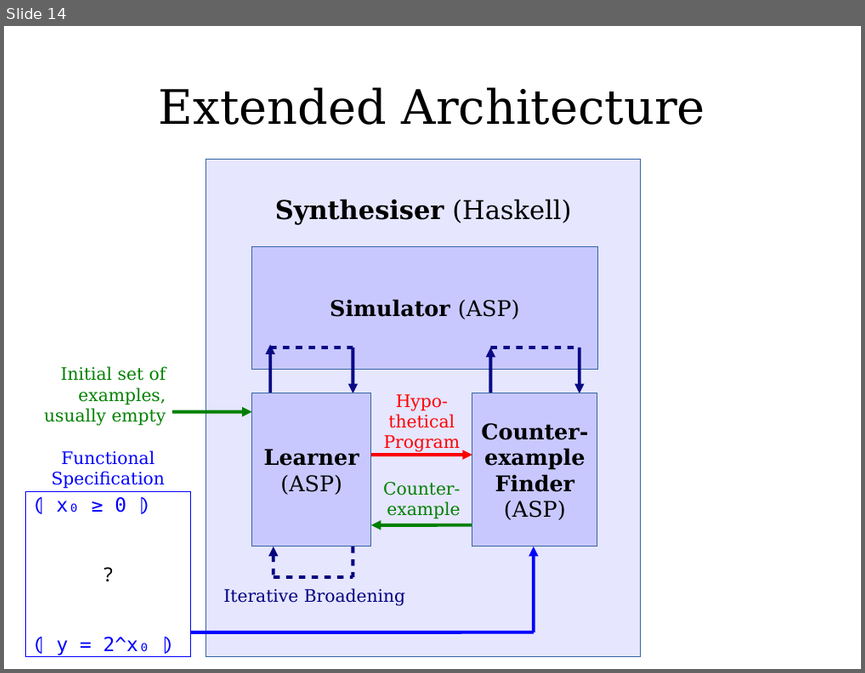
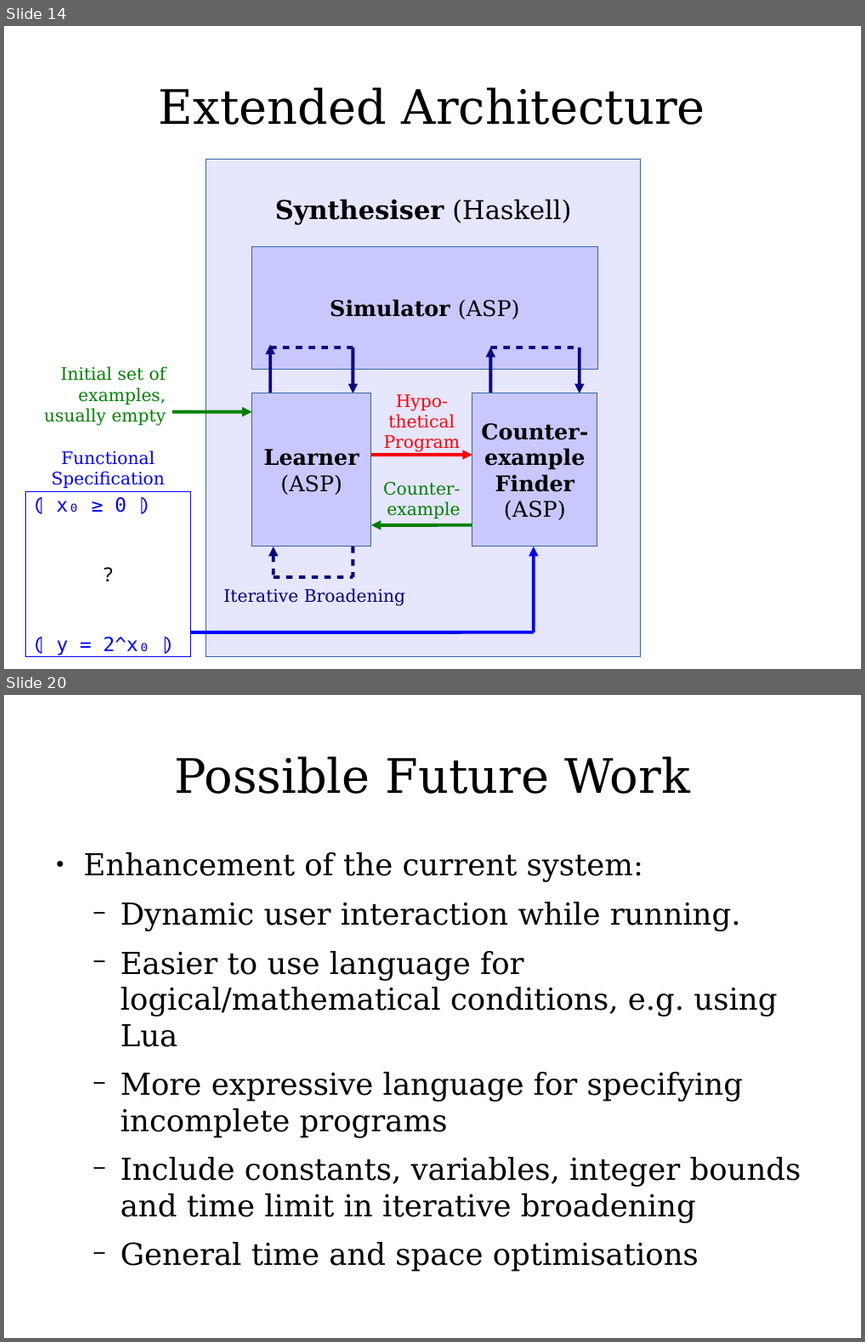
Before and after one commit to joodicator/ic-while-synth, a slide deck: docs/presentation/SoSWASP.odp. Shown one above the other, each under a label of ours: slide 14 before the commit, slides 14 and 20 after it; the slides between them are not shown. The pictures are 865x673 and 865x1342 pixels, drawn with LibreOffice and Linux fonts; fonts in the diff are those of the drawing. Boxes give left, top, right and bottom in pixels: in the first picture for what was removed or moved away, otherwise in the second. Text is boxed around its words. In the diff, an @@ line names an element or a change of style, - is before the commit and + after.

```diff
--- a/docs/presentation/SoSWASP.odp
+++ b/docs/presentation/SoSWASP.odp
@@ slide 20 added at bbox=[4, 695, 861, 1338], background #FFFFFF @@
@@ title added at bbox=[174, 756, 690, 794], 44 pt, text #000000 @@
+Possible Future Work
@@ text added at bbox=[84, 852, 801, 1270], 28 pt, text #000000 @@
+● Enhancement of the current system:
+  − Dynamic user interaction while running.
+  − Easier to use language for logical/mathematical conditions, e.g. using Lua
+  − More expressive language for specifying incomplete programs
+  − Include constants, variables, integer bounds and time limit in iterative broadening
+  − General time and space optimisations
```
Also in this commit, not shown: 6 slides changed, 4 other slides added.
